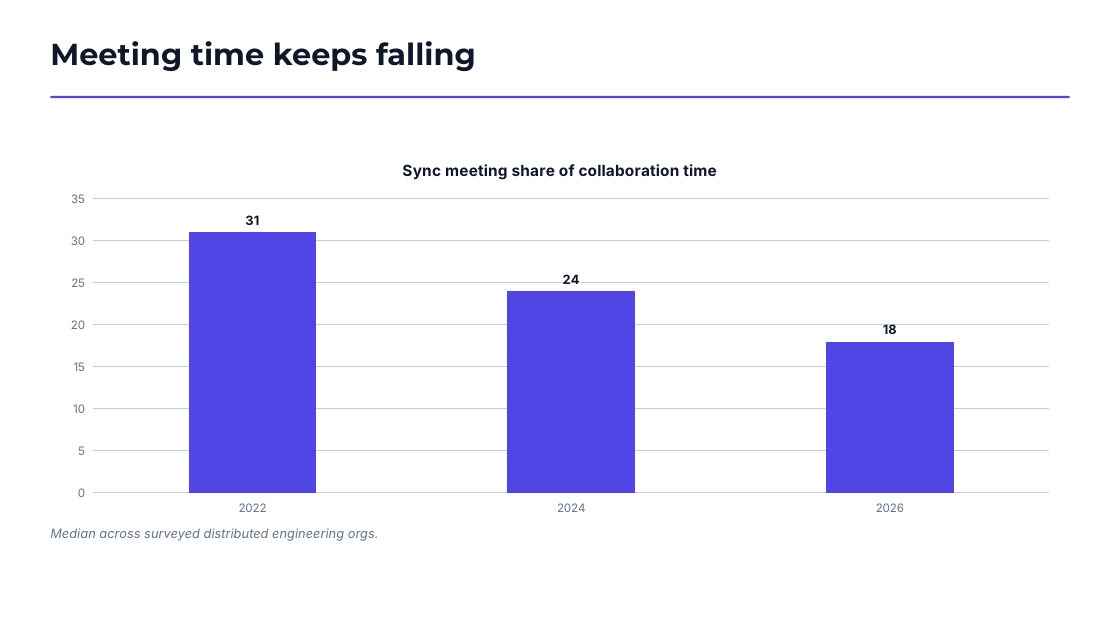
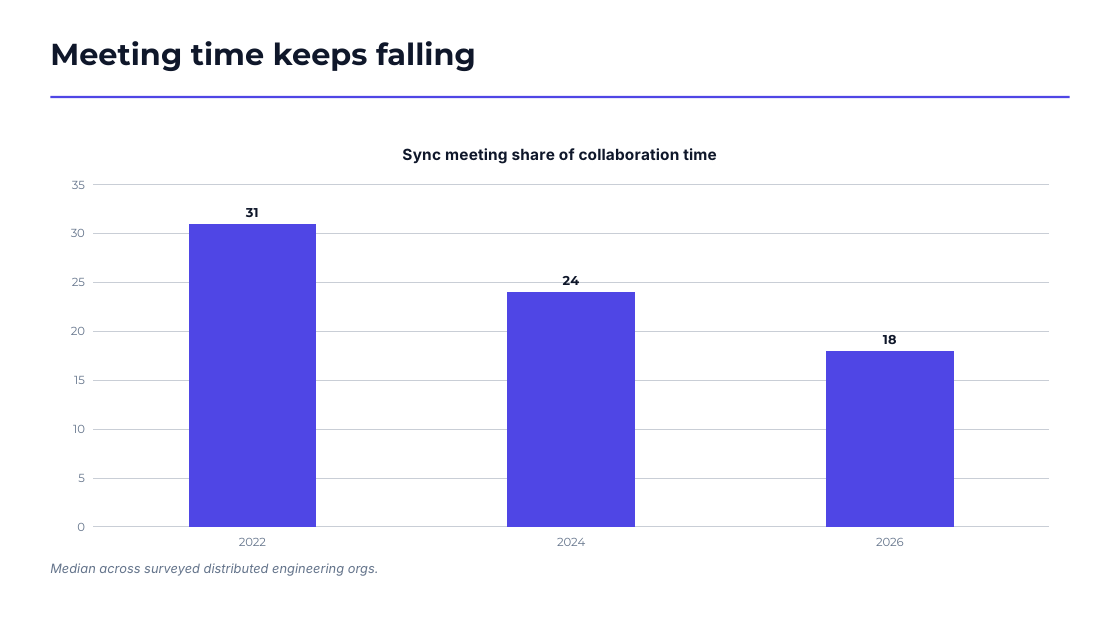
Before and after one commit to kirti34n/docloom, a slide deck: slide 6 of examples/output/showcase.pptx. Drawn at 1120x630 pixels with LibreOffice and Linux fonts; fonts in the diff are those of the drawing. Boxes give left, top, right and bottom in pixels: in the first picture for what was removed or moved away, otherwise in the second. Text is boxed around its words. In the diff, an @@ line names an element or a change of style, - is before the commit and + after.

```diff
--- a/examples/output/showcase.pptx
+++ b/examples/output/showcase.pptx
@@ column chart at [50,129,1070,558] @@
@@ data labels of Series 1 changed @@
@@ category axis changed @@
@@ value axis changed @@
@@ column chart: place and size @@
-column chart at [50,145,1070,523]
+column chart at [50,129,1070,558]
@@ text "Median across surveyed distributed engineering ...": place and size @@
-text "Median across surveyed distributed engineering ..." at [50,528,379,541]
+text "Median across surveyed distributed engineering ..." at [50,563,379,576]
```
Also in this commit, not shown: 8 other slides changed, 39 other files.
